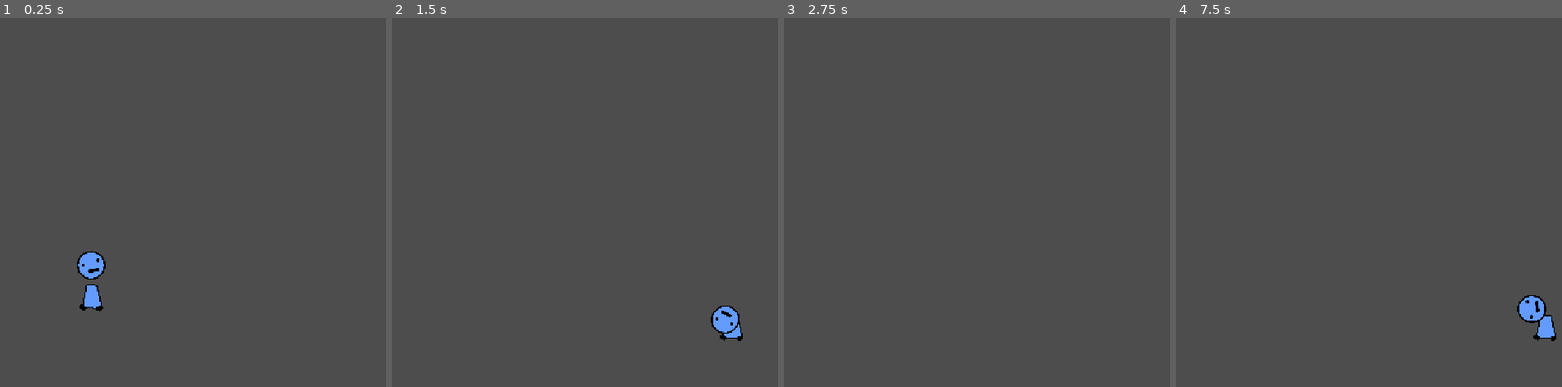
Above: before the commit, frames 1-4 (left to right).
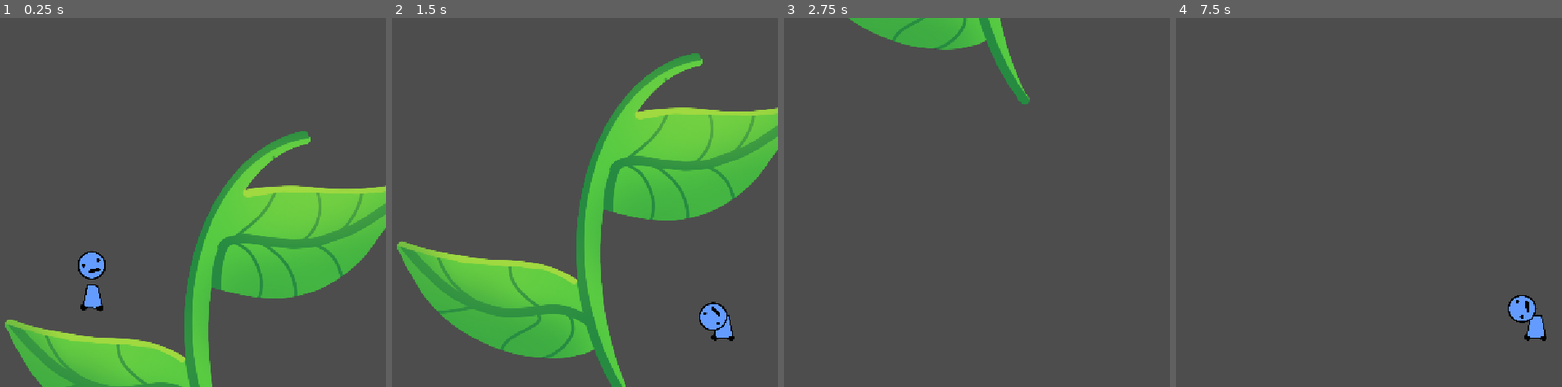
Above: after the commit, the same moments.

Repository: average4136/head-over-heels-game
Game: Godot game, scene res://Scenes/testlvl.tscn
The game is run twice, just before and just after one commit, with the same random seed, the same clock (stepped at 60 frames per second) and the same inputs. This scene is started directly instead of the project's main scene.
Inputs (mouse positions are in pixels of both pictures, inside the frame that each line leads up to):
- Up to frame 1 (0.25 s): no input
- Up to frame 2 (1.5 s): tap Enter (ui_accept) at 0.5 s; move the mouse to (592, 184) at 0.52 s; hold D (move_right) from 0.53 s (still down); click (592, 184) at 0.67 s; tap Space (jump) at 0.77 s; move the mouse to (outside the picture) at 1.27 s
- Up to frame 3 (2.75 s): tap Space (jump) at 1.52 s; move the mouse to (907, 121) at 2.02 s; release D (move_right) at 2.03 s; hold A (move_left) from 2.03 s (still down)
- Up to frame 4 (7.5 s): move the mouse to (1203, 276) at 2.77 s; release A (move_left) at 2.78 s; hold D (move_right) 2.78-4.28 s; click (1203, 276) at 2.92 s; tap Space (jump) at 3.02, 3.77, 4.52, 6.02, 6.77 s; tap Enter (ui_accept) every 0.75 s from 3.5 to 6.5 s; move the mouse to (1430, 257) at 3.52 s; move the mouse to (outside the picture) at 4.27 s; hold A (move_left) 4.28-5.03 s; move the mouse to (1268, 202) at 5.02 s; hold D (move_right) 5.03-5.78 s; click (1268, 202) at 5.17 s; move the mouse to (outside the picture) at 5.77 s; hold A (move_left) 5.78-7.28 s; move the mouse to (1376, 184) at 6.52 s; move the mouse to (outside the picture) at 7.27 s; hold D (move_right) from 7.28 s (still down); click (outside the picture) at 7.42 s

The runs differ from the first frame. In frame 1, 21% of the frame differs, in the area x 1-100%, y 30-100%; in frame 2, 27%, in the area x 1-100%, y 9-100%; in frame 3, 3.2%; in frame 4, 0.8%.

Commit message:
added leaves

Diff:
--- /dev/null
+++ b/Scenes/Objects/basic_block.tscn
@@ -0,0 +1,7 @@
+[gd_scene format=3 uid="uid://b8tahqkjfyf12"]
+
+[node name="Basic Block" type="StaticBody2D" unique_id=92368807]
+
+[node name="Sprite2D" type="Sprite2D" parent="." unique_id=1239249874]
+
+[node name="CollisionShape2D" type="CollisionShape2D" parent="." unique_id=50333638]
--- /dev/null
+++ b/Scenes/Objects/flower_platform.tscn
@@ -0,0 +1,12 @@
+[gd_scene format=3 uid="uid://j04lyk05824u"]
+
+[ext_resource type="Texture2D" uid="uid://bittqe7wlf0o" path="res://Assets/Hannah's Drawn Assets/flower.png" id="1_bbfn4"]
+
+[node name="flower platform" type="StaticBody2D" unique_id=847648505]
+
+[node name="Sprite2D" type="Sprite2D" parent="." unique_id=1702032389]
+texture = ExtResource("1_bbfn4")
+
+[node name="CollisionPolygon2D" type="CollisionPolygon2D" parent="." unique_id=1536680388]
+position = Vector2(-256, -60)
+polygon = PackedVector2Array(53, 4, 124, 8, 247, 9, 385, 9, 495, 6, 503, 18, 505, 54, 496, 75, 473, 89, 440, 93, 408, 97, 379, 90, 367, 83, 347, 109, 326, 121, 272, 140, 239, 140, 206, 127, 184, 103, 173, 92, 121, 103, 77, 104, 38, 99, 16, 84, 11, 57, 17, 38, 24, 27, -9, 1, 0, 0)
--- /dev/null
+++ b/Scenes/leaves.tscn
@@ -0,0 +1,16 @@
+[gd_scene format=3 uid="uid://b4avgu7faru1m"]
+
+[ext_resource type="Texture2D" uid="uid://b6sok7l3jbp6i" path="res://Assets/Hannah's Drawn Assets/leaf.png" id="1_rejsp"]
+
+[node name="leaves" type="StaticBody2D" unique_id=1172998058]
+
+[node name="Sprite2D" type="Sprite2D" parent="." unique_id=942178175]
+texture = ExtResource("1_rejsp")
+
+[node name="CollisionPolygon2D" type="CollisionPolygon2D" parent="." unique_id=806366959]
+position = Vector2(-30, 0)
+polygon = PackedVector2Array(6, -60, 88, -29, 235, -7, 382, -36, 515, -122, 631, -259, 722, -410, 703, -434, 596, -402, 456, -397, 335, -409, 239, -406, 149, -399, 115, -387, 46, -317, -1, -217, -14, -87)
+
+[node name="CollisionPolygon2D2" type="CollisionPolygon2D" parent="." unique_id=1960847928]
+position = Vector2(-116, 199)
+polygon = PackedVector2Array(-51, -32, -127, -56, -230, -72, -325, -71, -460, -96, -556, -124, -616, -136, -634, -119, -611, -88, -571, 2, -516, 82, -435, 155, -340, 210, -248, 247, -144, 274, -27, 273, 50, 251, 64, 238, 6, 1)
--- a/Scenes/testlvl.tscn
+++ b/Scenes/testlvl.tscn
@@ -1,8 +1,12 @@
 [gd_scene format=3 uid="uid://g4e517gsamh7"]
 
 [ext_resource type="PackedScene" uid="uid://bxxdsh4xifwoa" path="res://Scenes/Guy.tscn" id="1_8pgfb"]
+[ext_resource type="PackedScene" uid="uid://b4avgu7faru1m" path="res://Scenes/leaves.tscn" id="2_xyj3b"]
 
-[node name="Node2D" type="Node2D" unique_id=1443856287]
+[node name="testlvl" type="Node2D" unique_id=1443856287]
 
 [node name="Guy" parent="." unique_id=1796156875 instance=ExtResource("1_8pgfb")]
-position = Vector2(117, -49)
+position = Vector2(119, -44)
+
+[node name="StaticBody2D" parent="." unique_id=1172998058 instance=ExtResource("2_xyj3b")]
+position = Vector2(559, -47)
